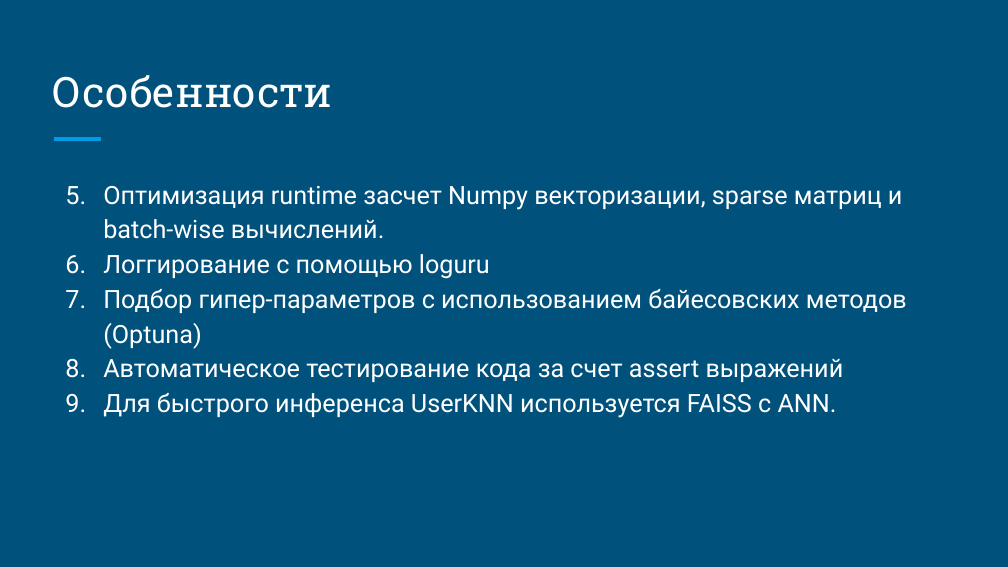
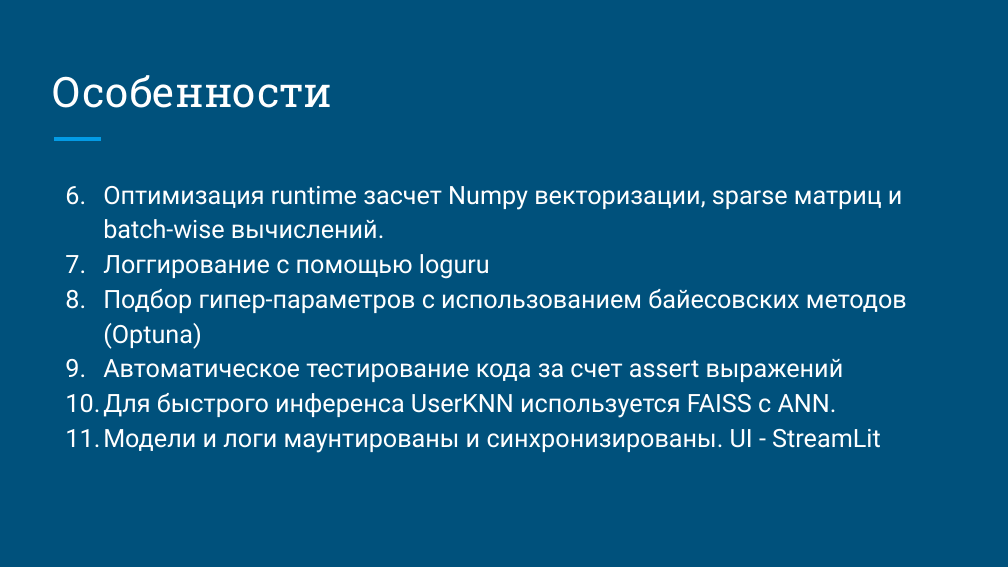
Before and after one commit to mikecarti/Two-Stage-RecSys, a slide deck: slide 7 of About The Project.pptx. Drawn at 1008x567 pixels with LibreOffice and Linux fonts; fonts in the diff are those of the drawing. Boxes give left, top, right and bottom in pixels: in the first picture for what was removed or moved away, otherwise in the second. Text is boxed around its words. In the diff, an @@ line names an element or a change of style, - is before the commit and + after.

```diff
--- a/About The Project.pptx
+++ b/About The Project.pptx
@@ text at (103,429,881,453): paragraph added @@
+11. Модели и логи маунтированы и синхронизированы. UI - StreamLit
```
Also in this commit, not shown: 1 other slide changed.
